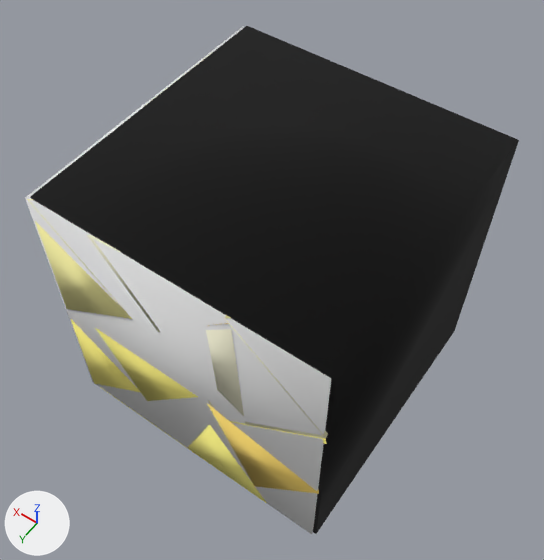
The glTF model python-helpers/artifacts/renders/gltf/16496673.glb, before and after one commit.
Rendered twice from a 50 mm lens placed at (17.7, -16.68, 25.13), pointed at (20.04, -19.96, 19.98). Every picture has the same lights, and +X, +Y and +Z are marked at lower left. Where no turn or scale is listed for an object, it has been applied to the vertices.

Script lines for the objects in view, before the commit:
```python
ob_mesh34 = bpy.data.objects.new('mesh34', me_mesh34)
ob_mesh34.location = (0.0, 0.0, 0.0)
ob_mesh51 = bpy.data.objects.new('mesh51', me_mesh51)
ob_mesh51.location = (0.0, 0.0, 0.0)
ob_mesh56 = bpy.data.objects.new('mesh56', me_mesh56)
ob_mesh56.location = (0.0, 0.0, 0.0)
ob_mesh57 = bpy.data.objects.new('mesh57', me_mesh57)
ob_mesh57.location = (0.0, 0.0, 0.0)
ob_mesh82 = bpy.data.objects.new('mesh82', me_mesh82)
ob_mesh82.location = (0.0, 0.0, 0.0)
# also in view: 'mesh1' at (19.99, -20.02, 20.0); 'mesh0' at (20.02, -20.0, 19.99); 'mesh5' at (19.8, -19.14, 20.65)
```
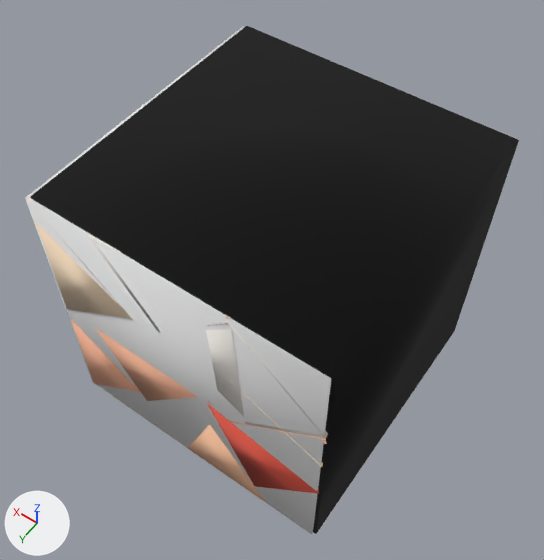
Pixel boxes (x1, y1, x2, y2) of what changed, in the pictures (544 x 560 px):
'mesh82', recoloured (yellow to red): (207, 403, 319, 494) in both
'mesh56', recoloured: (95, 328, 198, 401) in both
'mesh51', recoloured (yellow to beige): (188, 425, 267, 503) in both
'mesh57', recoloured: (71, 319, 140, 392) in both

What changed in the scene script:
```text
Change mat_material_51:
    mat_material_51.base_color: (1.0, 0.922, 0.235) -> (0.988, 0.561, 0.357)  # yellow #fff685 -> beige #fec5a1
Change mat_material_56:
    mat_material_56.base_color: (0.996, 0.894, 0.224) -> (0.969, 0.498, 0.325)  # yellow #fff382 -> beige #fbbb9a
Change mat_material_57:
    mat_material_57.base_color: (0.996, 0.886, 0.22) -> (0.965, 0.482, 0.318)  # yellow #fff281 -> beige #fbb899
Change mat_material_82:
    mat_material_82.base_color: (0.98, 0.71, 0.161) -> (0.776, 0.102, 0.0667)  # yellow #fddb70 -> red #e45a49
```
